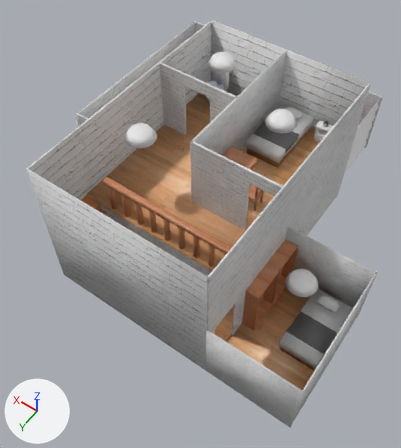
A saved change to the Blender file blender/house.blend.
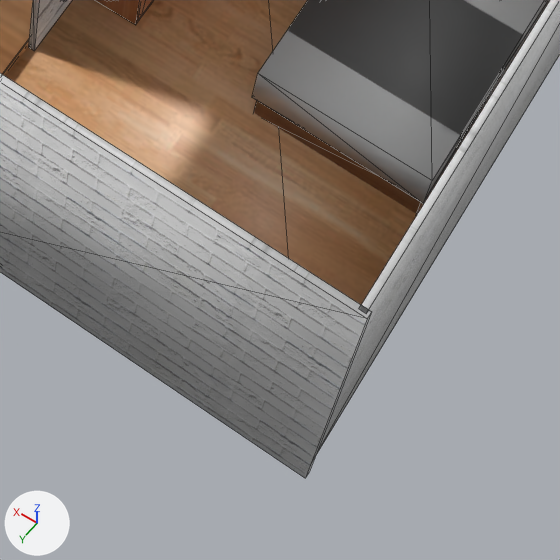
The first picture shows the older version from a 50 mm camera at (-35.3, 44.9, 82.6) aimed at (-0.5, -4.0, 5.8). The close-ups show both versions on the part from 56% to 86% of the width and 73% to 99% of the height of that picture; other places that the commit changed are outside them. Arrows for +X, +Y and +Z are at lower left; the lights stay in place. The close-ups show mesh edges as thin lines.
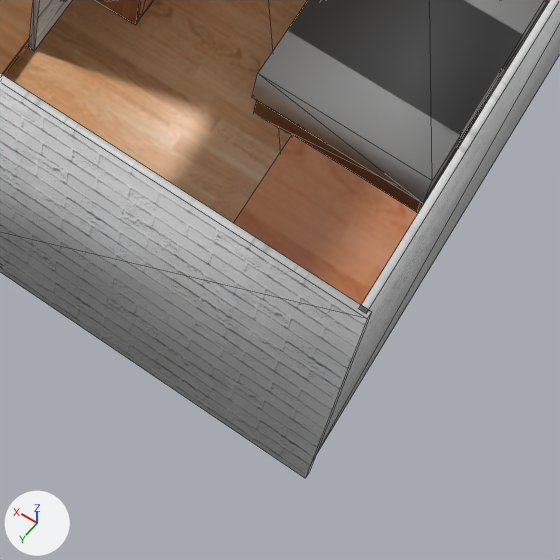
Where the newer file only moved an object's origin or applied its transform, the numbers keep the older frame.

Changed parts and their boxes [x1, y1, x2, y2] in the close-ups (560 x 560 px):
'Cube.062', added (brown): after [234, 135, 418, 304]

What changed in the scene script:
```text
Add me_cube_043:
    me_cube_043.from_pydata(...)  # 8 vertices, 6 faces; spans x -29.82..-25.1, y 8.33..14.59, z 5.39..5.71
    me_cube_043.materials.append(mat_wood)  # picture img_railing_png
Add ob_cube_062:
    ob_cube_062 = bpy.data.objects.new('Cube.062', me_cube_043)
    ob_cube_062.location = (0.0, 0.0, 0.0)
```
